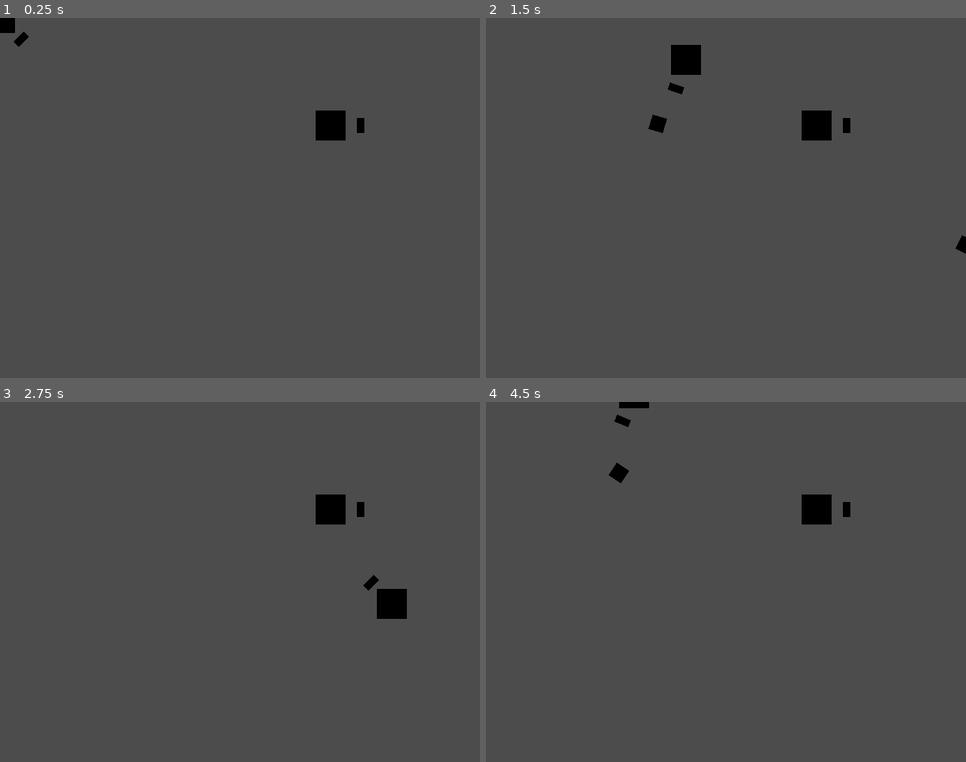
Above: before the commit, frames 1-4 (two rows, left to right).
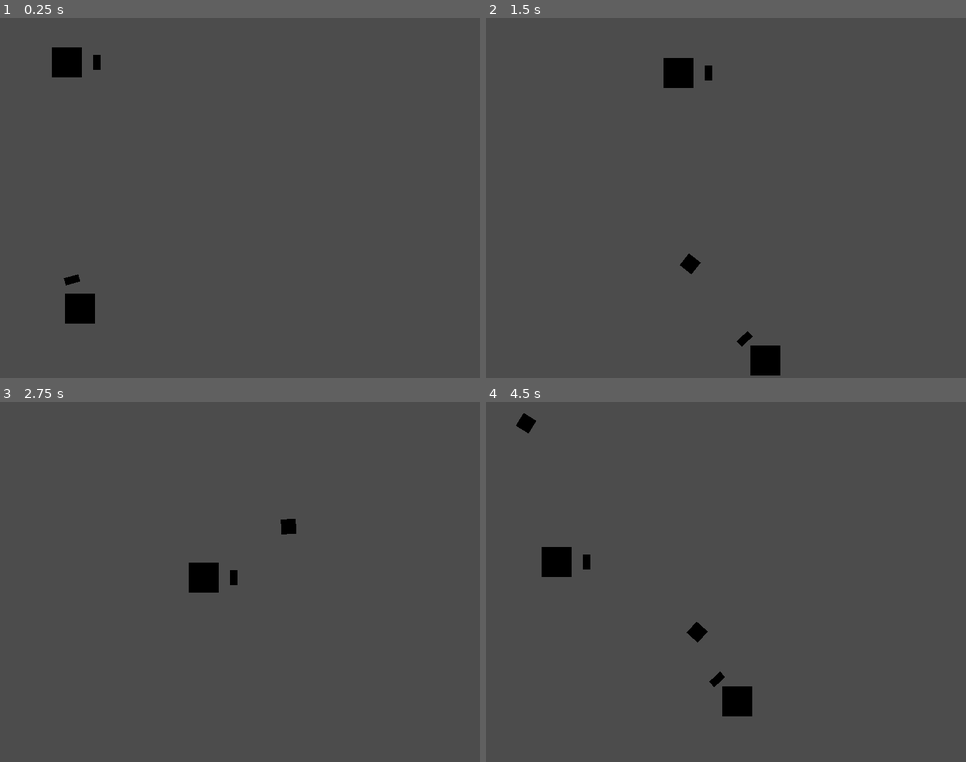
Above: after the commit, the same moments.

Repository: SaviHex/gmtk2020
Game: Godot game, scene res://core/Main/Main.tscn
The game is run twice, just before and just after one commit, with the same random seed, the same clock (stepped at 60 frames per second) and the same inputs.
Inputs (mouse positions are in pixels of both pictures, inside the frame that each line leads up to):
- Up to frame 1 (0.25 s): no input
- Up to frame 2 (1.5 s): move the mouse to (831, 180) at 0.52 s; hold D (right) 0.53-1.28 s; click (831, 180) at 0.6 s; move the mouse to (630, 216) at 1.27 s; hold S (down) from 1.28 s (still down); click (630, 216) at 1.35 s
- Up to frame 3 (2.75 s): move the mouse to (288, 502) at 2.02 s; release S (down) at 2.03 s; hold D (right) from 2.03 s (still down); click (288, 502) at 2.1 s
- Up to frame 4 (4.5 s): move the mouse to (702, 654) at 2.77 s; release D (right) at 2.78 s; hold W (up) 2.78-3.53 s; click (702, 654) at 2.85 s; move the mouse to (870, 636) at 3.52 s; hold A (left) from 3.53 s (still down); click (870, 636) at 3.6 s; move the mouse to (582, 528) at 4.27 s; click (582, 528) at 4.35 s

The runs differ from the first frame. In frame 1, 2.0% of the frame differs, in the area x 0-76%, y 0-85%; in frame 2, 2.2%; in frame 3, 1.9%; in frame 4, 2.3%, in the area x 6-76%, y 0-88%.
Error before the commit: Attempt to call function 'get_children' in base 'null instance' on a null instance. (res://core/enemy/Enemy.gd:18)

Commit message:
PathFollow do enemy

Diff:
--- /dev/null
+++ b/src/core/EnemyPath/EnemyPath.gd
@@ -0,0 +1,24 @@
+extends Path2D
+
+onready var path_follow: PathFollow2D = $PathFollow2D
+
+var speed: float = 1.0
+var is_stopped: bool = true
+
+func start(new_speed: float = 1.0):
+	self.speed = new_speed
+	self.is_stopped = false
+
+func stop():
+	self.is_stopped = false
+
+func reset():
+	self.path_follow.offset = 0
+	self.is_stopped = false
+
+func _process(delta: float) -> void:
+	if not self.is_stopped:
+		self.path_follow.offset += self.speed
+
+func get_current_point() -> Vector2:
+	return self.path_follow.position
--- /dev/null
+++ b/src/core/EnemyPath/EnemyPath.tscn
@@ -0,0 +1,10 @@
+[gd_scene load_steps=2 format=2]
+
+[ext_resource path="res://core/EnemyPath/EnemyPath.gd" type="Script" id=1]
+
+[node name="EnemyPath" type="Path2D"]
+script = ExtResource( 1 )
+
+[node name="PathFollow2D" type="PathFollow2D" parent="."]
+position = Vector2( 32.6485, 45.2958 )
+rotation = -0.196944
--- a/src/core/Main/Main.gd
+++ b/src/core/Main/Main.gd
@@ -1 +1,18 @@
 extends Node2D
+
+
+var paths: Array
+var characters: Array
+
+func _ready() -> void:
+	self.paths = $EnemyPaths.get_children()
+	self.characters = $Characters.get_children()
+	init_enemies()
+
+
+func init_enemies():
+	var i = 0
+	for c in self.characters:
+		if c.is_in_group("enemy"):
+			c.init(self.paths[i])
+		i += 1
--- a/src/core/Main/Main.tscn
+++ b/src/core/Main/Main.tscn
@@ -1,12 +1,18 @@
-[gd_scene load_steps=5 format=2]
+[gd_scene load_steps=7 format=2]
 
 [ext_resource path="res://core/player/Player.tscn" type="PackedScene" id=1]
 [ext_resource path="res://core/enemy/Enemy.tscn" type="PackedScene" id=2]
 [ext_resource path="res://core/Main/Main.gd" type="Script" id=3]
+[ext_resource path="res://core/EnemyPath/EnemyPath.tscn" type="PackedScene" id=4]
 
-[sub_resource type="Curve2D" id=1]
+[sub_resource type="Curve2D" id=3]
 _data = {
-"points": PoolVector2Array( 0, 0, 0, 0, 11.6188, 24.9131, 0, 0, 0, 0, 227.416, 11.3247, 0, 0, 0, 0, 209.945, 164.68, 0, 0, 0, 0, 146.209, 71.502, 0, 0, 0, 0, 50.4429, 83.1493, 0, 0, 0, 0, 96.3848, 111.944, 0, 0, 0, 0, 67.2667, 146.885, 0, 0, 0, 0, 21.0013, 144.944, 0, 0, 0, 0, 11.6188, 24.9131 )
+"points": PoolVector2Array( 0, 0, 0, 0, 21.6484, 24.9131, 0, 0, 0, 0, 98.973, 17.1483, 0, 0, 0, 0, 121.297, 87.6787, 0, 0, 0, 0, 47.5311, 122.944, 0, 0, 0, 0, 21.6484, 24.9131 )
+}
+
+[sub_resource type="Curve2D" id=4]
+_data = {
+"points": PoolVector2Array( 0, 0, 0, 0, 181.149, 11.6408, 0, 0, 0, 0, 232.092, 143.715, 0, 0, 0, 0, 140.017, 165.224, 0, 0, 0, 0, 181.149, 11.6408 )
 }
 
 [node name="Main" type="Node2D"]
@@ -14,16 +20,16 @@
 
 [node name="Characters" type="Node" parent="."]
 
+[node name="Enemy" parent="Characters" instance=ExtResource( 2 )]
+position = Vector2( 226.897, 39.1916 )
+
 [node name="Player" parent="Characters" instance=ExtResource( 1 )]
-
-[node name="Enemy" parent="Characters" instance=ExtResource( 2 )]
-position = Vector2( 176.331, 57.3046 )
+position = Vector2( 42.641, 155.093 )
 
 [node name="EnemyPaths" type="Node" parent="."]
 
-[node name="Path2D" type="Path2D" parent="EnemyPaths"]
-curve = SubResource( 1 )
+[node name="EnemyPath" parent="EnemyPaths" instance=ExtResource( 4 )]
+curve = SubResource( 3 )
 
-[node name="PathFollow2D" type="PathFollow2D" parent="EnemyPaths/Path2D"]
-position = Vector2( 11.6188, 24.9131 )
-rotation = -0.0628856
+[node name="EnemyPath2" parent="EnemyPaths" instance=ExtResource( 4 )]
+curve = SubResource( 4 )
--- a/src/core/enemy/Enemy.gd
+++ b/src/core/enemy/Enemy.gd
@@ -1,6 +1,6 @@
 extends KinematicBody2D
 
-var speed = 50
+export var speed: float = 50
 var friction = 0.2
 var acceleration = 0.5
 var velocity = Vector2.ZERO
@@ -10,40 +10,56 @@
 
 var bullet = preload("res://core/bullet/Bullet.tscn")
 
+var main_node: Node2D
+var current_path
+
 var path_positions = Array()
 var current_pos : int = 0
 
 func _ready():
-	var path_node_parent
-	for node in get_parent().get_parent().get_node("Characters/AiPath").get_children():
-		if node.get_name() == get_name():
-			path_node_parent = node
-			break
+	self.main_node = get_parent().get_parent()
+#
+#	var path_node_parent
+#	for node in get_parent().get_parent().get_node("Characters/AiPath").get_children():
+#		if node.get_name() == get_name():
+#			path_node_parent = node
+#			break
+#
+#	for node in path_node_parent.get_children():
+#		path_positions.append(node)
 
-	for node in path_node_parent.get_children():
-		path_positions.append(node)
 
-func get_target():
-	var target_pos = path_positions[current_pos].position
-	if abs(target_pos.y - position.y) < 10 and abs(target_pos.x - position.x) < 10:
-			current_pos += 1
-			if current_pos > path_positions.size() - 1:
-				current_pos = 0
-	return target_pos
+func init(path: Path2D):
+	self.current_path = path
+	self.current_path.start(self.speed)
+	print("initialized")
 
-func _physics_process(delta):
-	var target_pos = get_target()
-	var input_velocity = Vector2.ZERO
+func _process(delta: float) -> void:
+	if self.current_path != null:
+		self.position = self.current_path.get_current_point()
 
-	if target_pos:
-		pivot.look_at(target_pos)
-		input_velocity = (target_pos - position).normalized() * speed
-
-	if input_velocity.length() > 0:
-		velocity = velocity.linear_interpolate(input_velocity, acceleration)
-	else:
-		velocity = velocity.linear_interpolate(Vector2.ZERO, friction)
-	velocity = move_and_slide(velocity)
+#
+#func get_target():
+#	var target_pos = path_positions[current_pos].position
+#	if abs(target_pos.y - position.y) < 10 and abs(target_pos.x - position.x) < 10:
+#			current_pos += 1
+#			if current_pos > path_positions.size() - 1:
+#				current_pos = 0
+#	return target_pos
+#
+#func _physics_process(delta):
+#	var target_pos = get_target()
+#	var input_velocity = Vector2.ZERO
+#
+#	if target_pos:
+#		pivot.look_at(target_pos)
+#		input_velocity = (target_pos - position).normalized() * speed
+#
+#	if input_velocity.length() > 0:
+#		velocity = velocity.linear_interpolate(input_velocity, acceleration)
+#	else:
+#		velocity = velocity.linear_interpolate(Vector2.ZERO, friction)
+#	velocity = move_and_slide(velocity)
 
 func shoot():
 	var b = bullet.instance()
--- a/src/core/enemy/Enemy.tscn
+++ b/src/core/enemy/Enemy.tscn
@@ -9,8 +9,11 @@
 
 [sub_resource type="GradientTexture" id=3]
 
-[node name="Enemy" type="KinematicBody2D"]
+[node name="Enemy" type="KinematicBody2D" groups=[
+"enemy",
+]]
 script = ExtResource( 1 )
+speed = 1.0
 
 [node name="CollisionShape2D" type="CollisionShape2D" parent="."]
 shape = SubResource( 1 )
